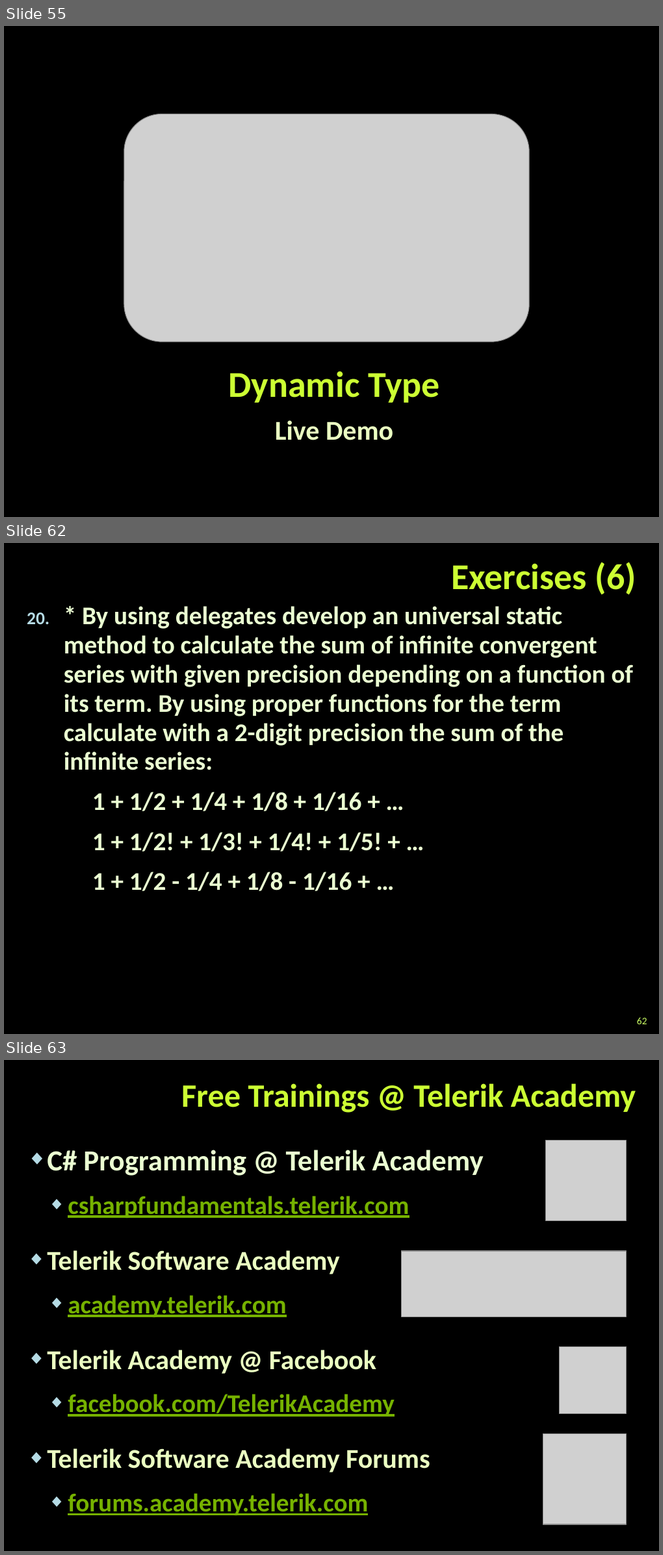
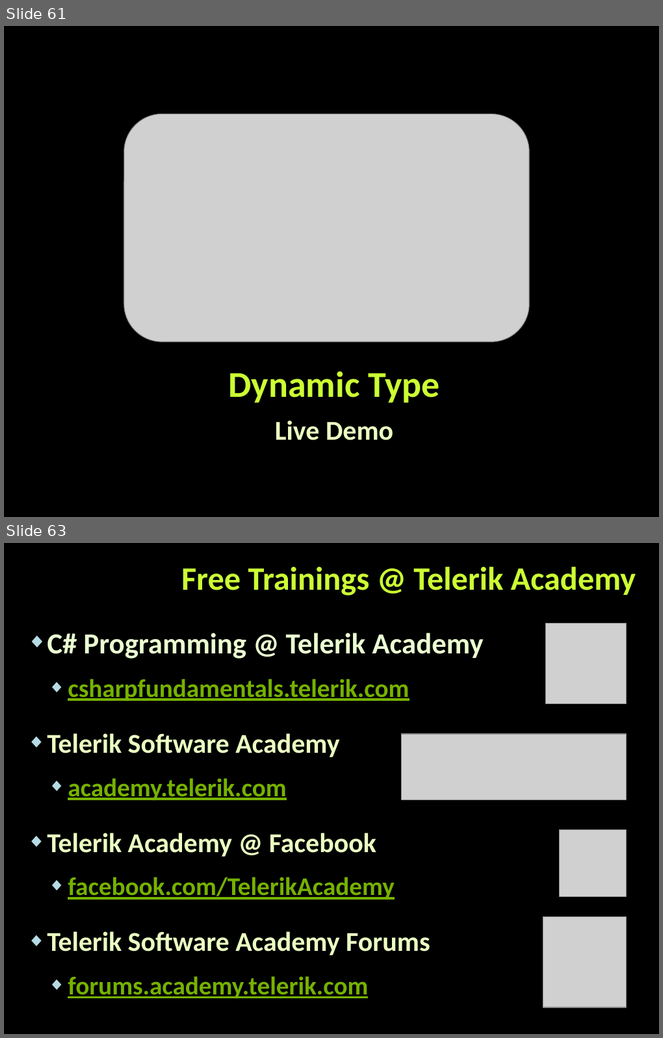
Before and after one commit to tddold/Telerik-Academy, a slide deck: Programming with C#/3. C# OOP/Presentations/Extension-Methods-Delegates-Lambda-LINQ.pptx. Shown one above the other, each under a label of ours: slides 55, 62 and 63 before the commit, slides 61 and 63 after it; the slides between them are not shown. The pictures are 663x1555 and 663x1038 pixels, drawn with LibreOffice and Linux fonts; fonts in the diff are those of the drawing; grey boxes stand for pictures; background and template pictures are left out. Boxes give left, top, right and bottom in pixels: in the first picture for what was removed or moved away, otherwise in the second. Text is boxed around its words. In the diff, an @@ line names an element or a change of style, - is before the commit and + after.

```diff
--- a/Programming with C#/3. C# OOP/Presentations/Extension-Methods-Delegates-Lambda-LINQ.pptx
+++ b/Programming with C#/3. C# OOP/Presentations/Extension-Methods-Delegates-Lambda-LINQ.pptx
@@ slide 62 removed at bbox=[4, 543, 659, 1034], background picture (left out) @@
@@ title removed at bbox=[451, 562, 636, 595] @@
-Exercises (6)
@@ text removed at bbox=[64, 606, 633, 891] @@
-20. * By using delegates develop an universal static method to calculate the sum of infinite convergent series with given precision depending on a function of its term. By using proper functions for the term calculate with a 2-digit precision the sum of the infinite series:
-1 + 1/2 + 1/4 + 1/8 + 1/16 + …
-1 + 1/2! + 1/3! + 1/4! + 1/5! + …
-1 + 1/2 - 1/4 + 1/8 - 1/16 + …
@@ page number removed at bbox=[637, 1017, 648, 1025] @@
-62
@@ what was slide 55 is now slide 61 @@
```
Also in this commit, not shown: 13 slides changed, 6 slides added, 5 other slides removed, 12 other files.
